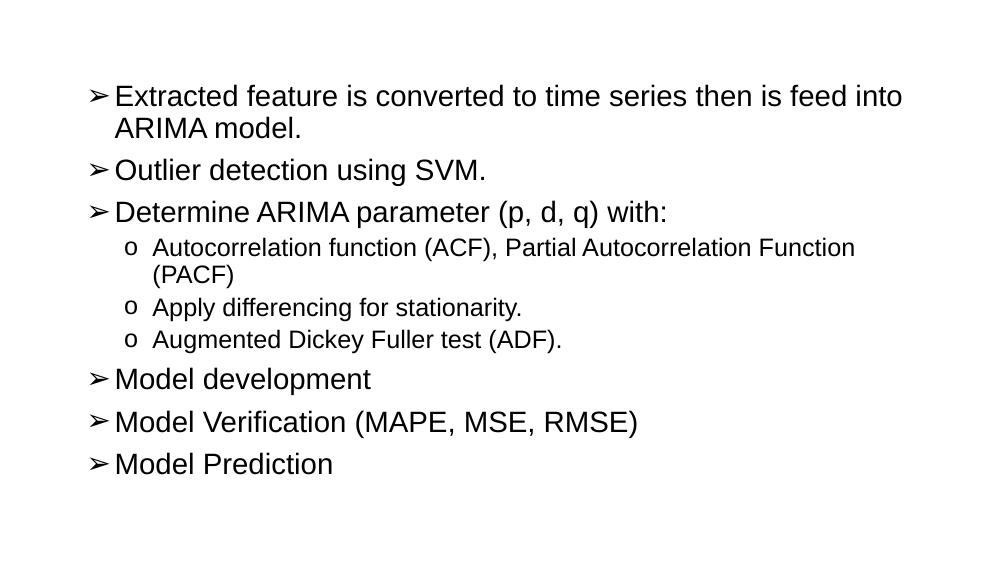
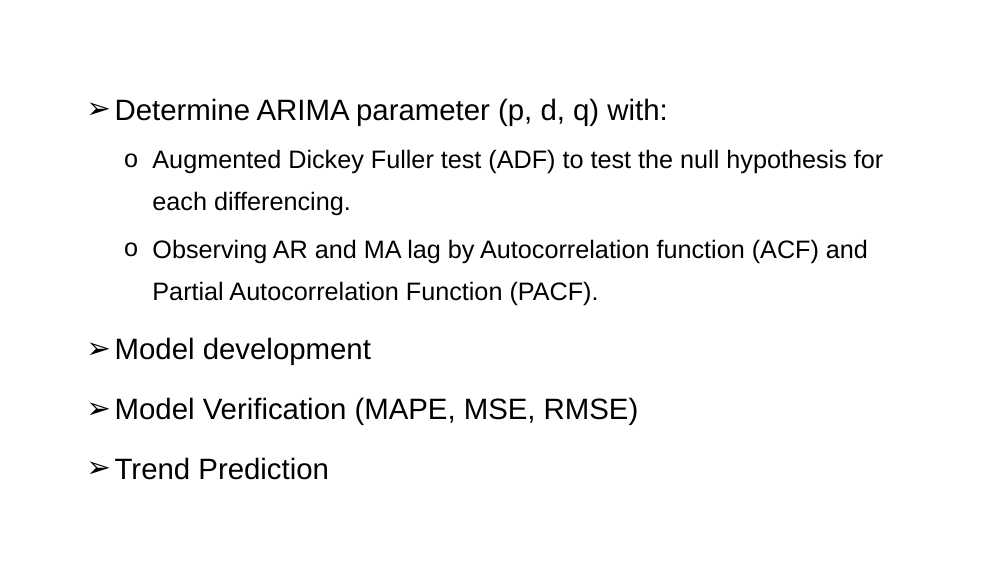
Before and after one commit to j-anne/dissertation-UEL-CN-7000, a slide deck: slide 13 of Thesis_presentation.Unicaf.pptx (slide 16 before the commit). Drawn at 1008x567 pixels with LibreOffice and Linux fonts; fonts in the diff are those of the drawing; background and template pictures are left out. Boxes give left, top, right and bottom in pixels: in the first picture for what was removed or moved away, otherwise in the second. Text is boxed around its words. In the diff, an @@ line names an element or a change of style, - is before the commit and + after.

```diff
--- a/Thesis_presentation.Unicaf.pptx
+++ b/Thesis_presentation.Unicaf.pptx
@@ text at box(115, 84, 902, 186): paragraphs removed @@
-➢ Extracted feature is converted to time series then is feed into ARIMA model.
-➢ Outlier detection using SVM.
@@ text at box(115, 98, 667, 425): line spacing 0.9 to 1.4 @@
@@ text at box(152, 149, 883, 306): text changed @@
-  o Autocorrelation function (ACF), Partial Autocorrelation Function (PACF)
-  o Apply differencing for stationarity.
-  o Augmented Dickey Fuller test (ADF).
+  o Augmented Dickey Fuller test (ADF) to test the null hypothesis for each differencing.
+  o Observing AR and MA lag by Autocorrelation function (ACF) and Partial Autocorrelation Function (PACF).
@@ text at box(115, 457, 329, 480): text changed @@
-➢ Model Prediction
+➢ Trend Prediction
```
Also in this commit, not shown: 16 other slides changed, 6 slides added, 2 slides removed.
